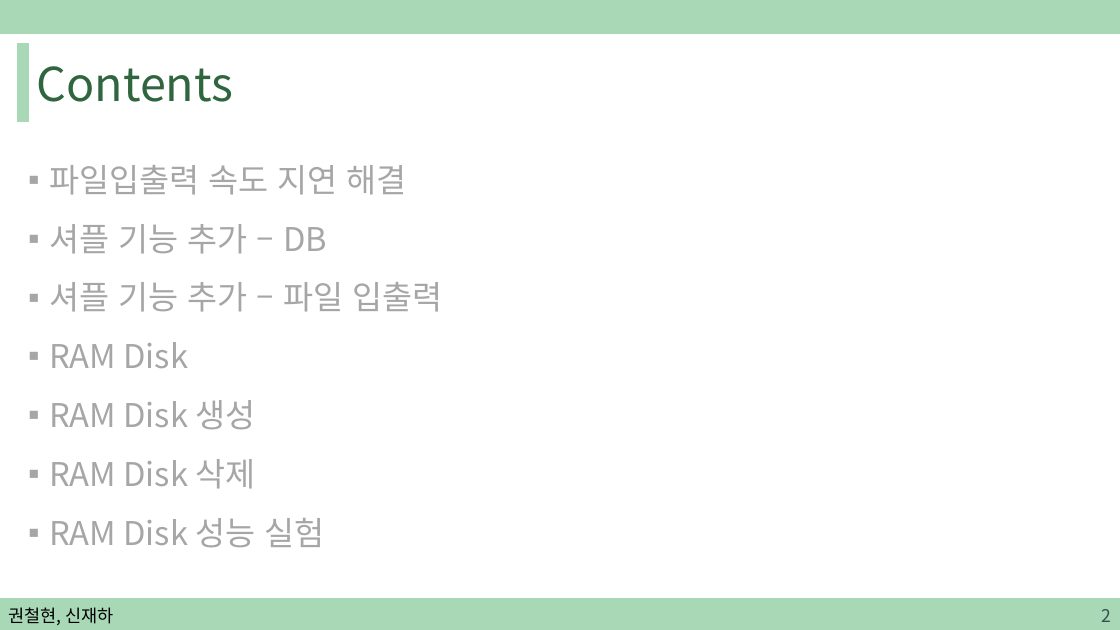
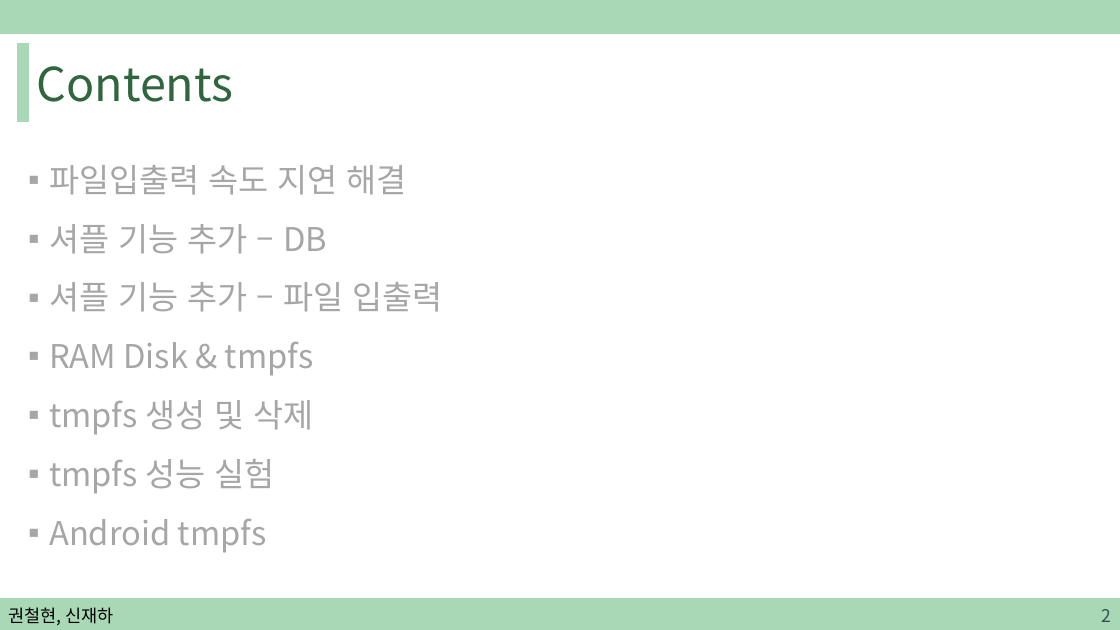
Before and after one commit to sjh4287/capston, a slide deck: slide 2 of 2022.02.18/권철현,신재하.pptx. Drawn at 1120x630 pixels with LibreOffice and Linux fonts; fonts in the diff are those of the drawing. Boxes give left, top, right and bottom in pixels: in the first picture for what was removed or moved away, otherwise in the second. Text is boxed around its words. In the diff, an @@ line names an element or a change of style, - is before the commit and + after.

```diff
--- a/2022.02.18/권철현,신재하.pptx
+++ b/2022.02.18/권철현,신재하.pptx
@@ text at (x1=49, y1=342, x2=314, y2=553): text changed @@
-▪ RAM Disk
-▪ RAM Disk 생성
-▪ RAM Disk 삭제
-▪ RAM Disk 성능 실험
+▪ RAM Disk & tmpfs
+▪ tmpfs 생성 및 삭제
+▪ tmpfs 성능 실험
+▪ Android tmpfs
```
Also in this commit, not shown: 12 other slides changed, 1 slide added.
